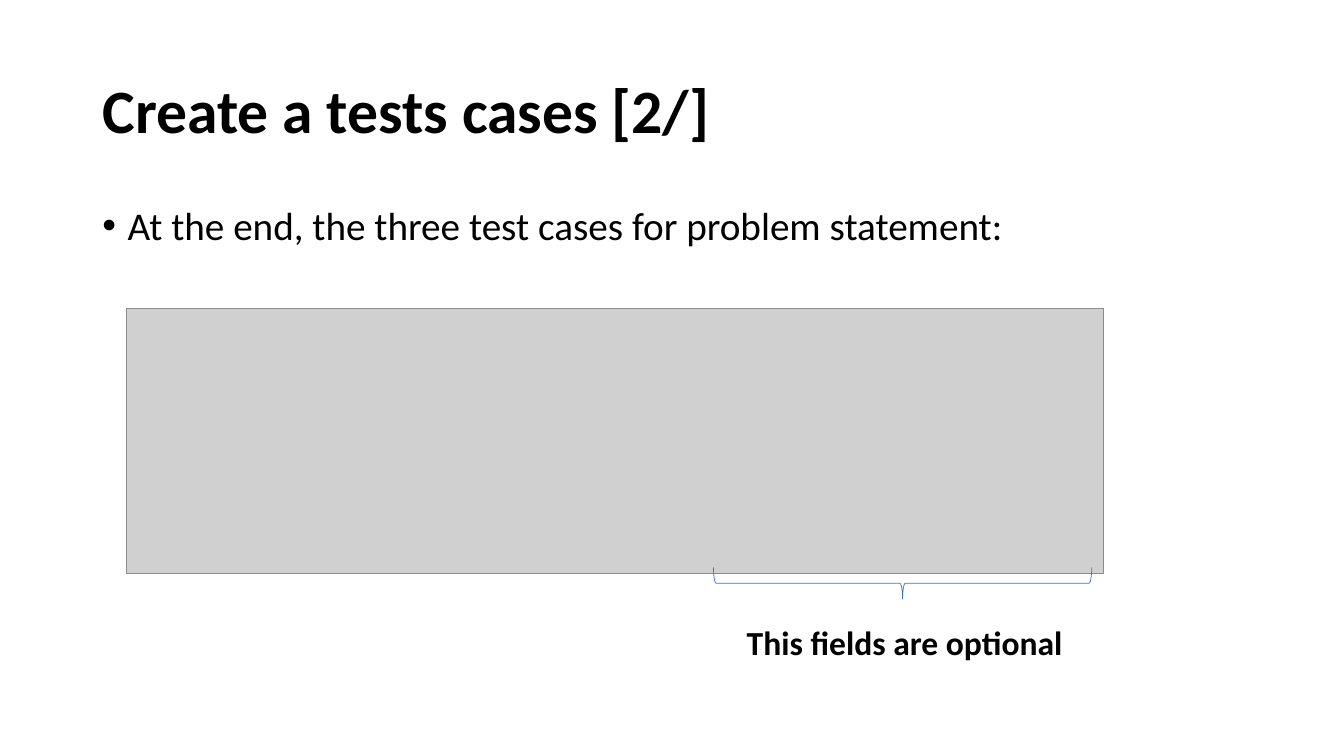
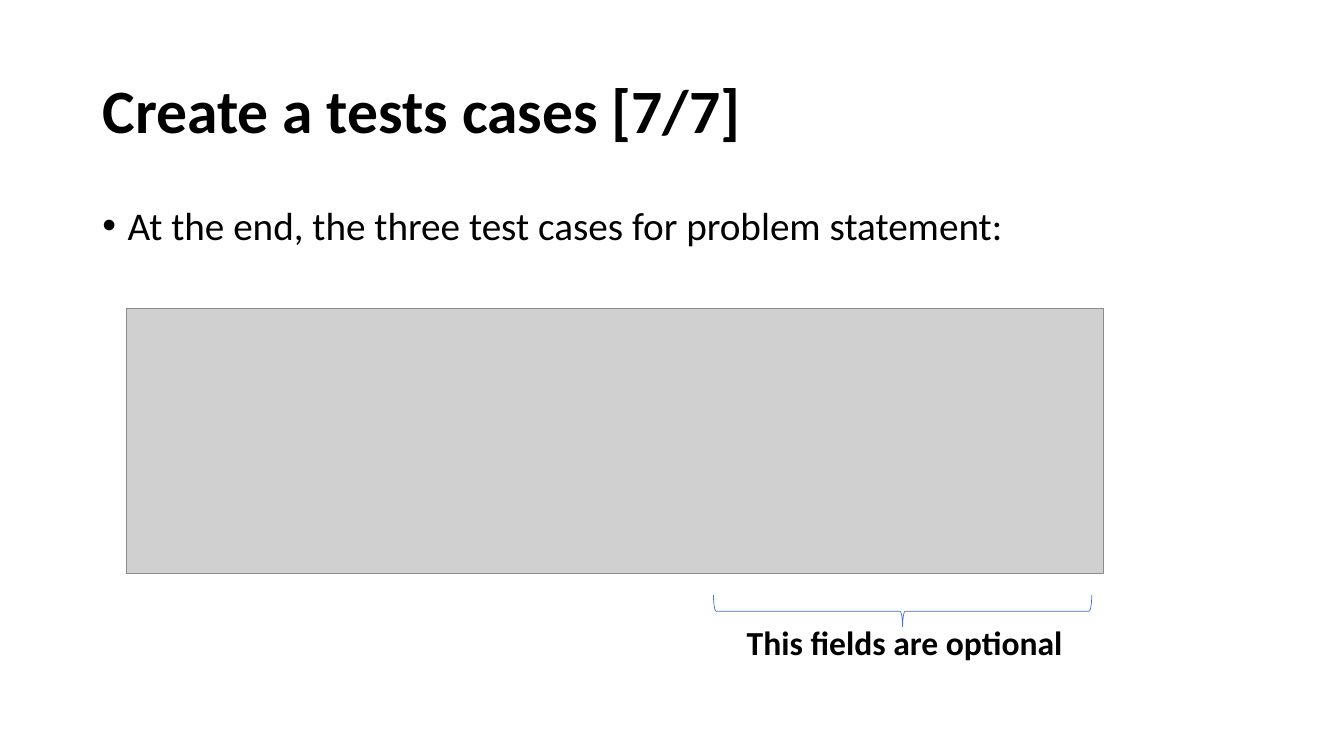
Before and after one commit to jfmunozf/judge42, a slide deck: slide 12 of Tutorial-Guide.pptx. Drawn at 1344x756 pixels with LibreOffice and Linux fonts; fonts in the diff are those of the drawing; grey boxes stand for pictures. Boxes give left, top, right and bottom in pixels: in the first picture for what was removed or moved away, otherwise in the second. Text is boxed around its words. In the diff, an @@ line names an element or a change of style, - is before the commit and + after.

```diff
--- a/Tutorial-Guide.pptx
+++ b/Tutorial-Guide.pptx
@@ title at (102,88,741,142): text changed @@
-Create a tests cases [2/]
+Create a tests cases [7/7]
@@ left brace: place and size @@
-left brace at (714,567,1092,599)
+left brace at (714,595,1092,628)
```
Also in this commit, not shown: 6 other slides changed, 1 other file.
